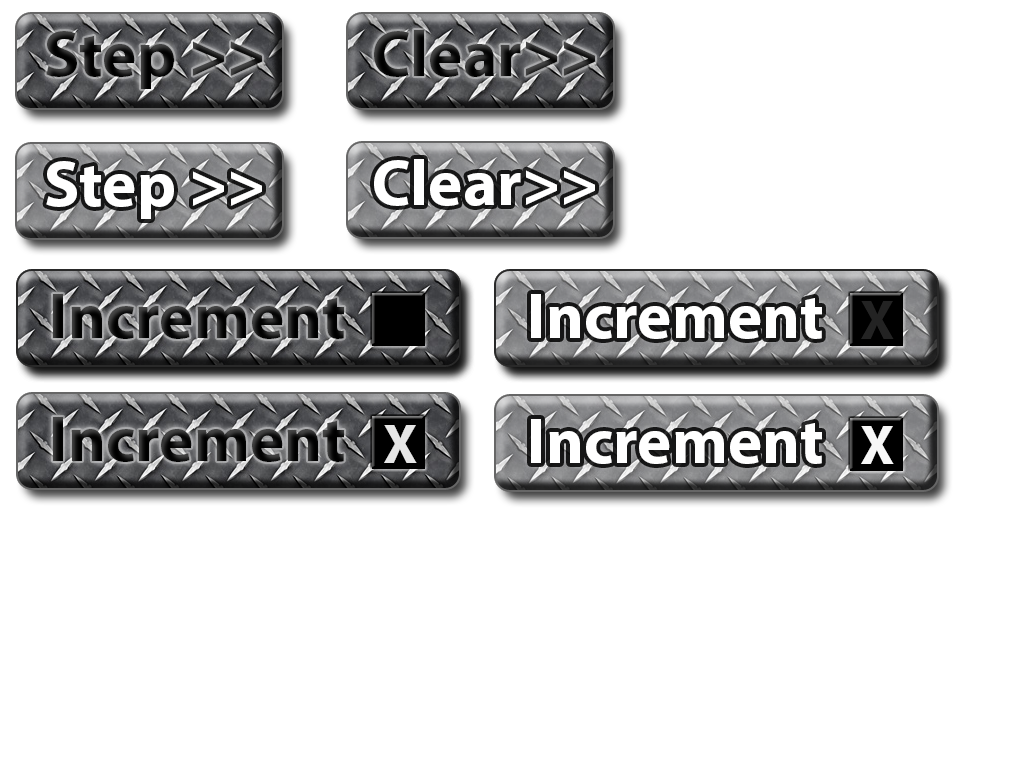
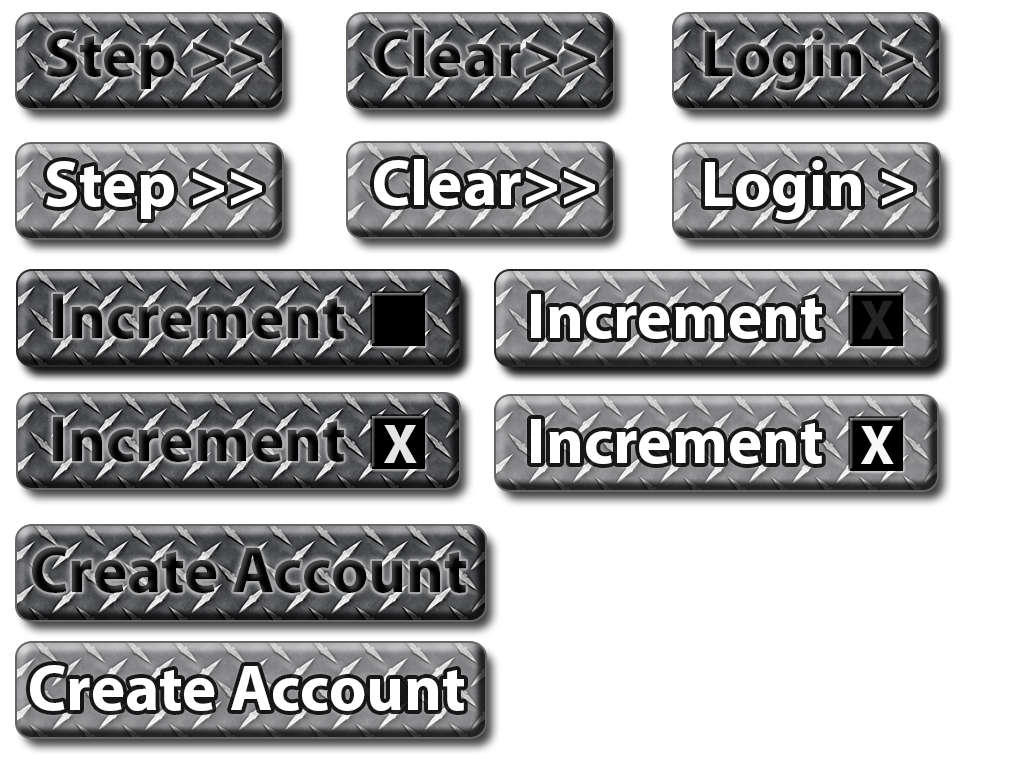
Two versions of the same layered image (1024px x 768px). Layer-by-layer changes:
added layer "Create Account" (1st of 2) above "Create Account" over bbox(30, 665, 464, 711)
added layer "Create Account" (2nd of 2) above "Login >" over bbox(32, 547, 466, 593)
added layer "Login >" (1st of 2) above "Background copy 14" over bbox(705, 160, 913, 220)
added layer "Background copy 14" above "Login >" over bbox(674, 144, 939, 238)
added layer "Login >" (2nd of 2) above "Background copy 5" over bbox(705, 30, 913, 90)
added layer "Background copy 5" above "Step >> copy" over bbox(674, 14, 939, 108)
added layer "Background copy 13" above "Background copy 12" over bbox(17, 526, 485, 620)
added layer "Background copy 12" above "Background copy" over bbox(17, 643, 485, 737)
